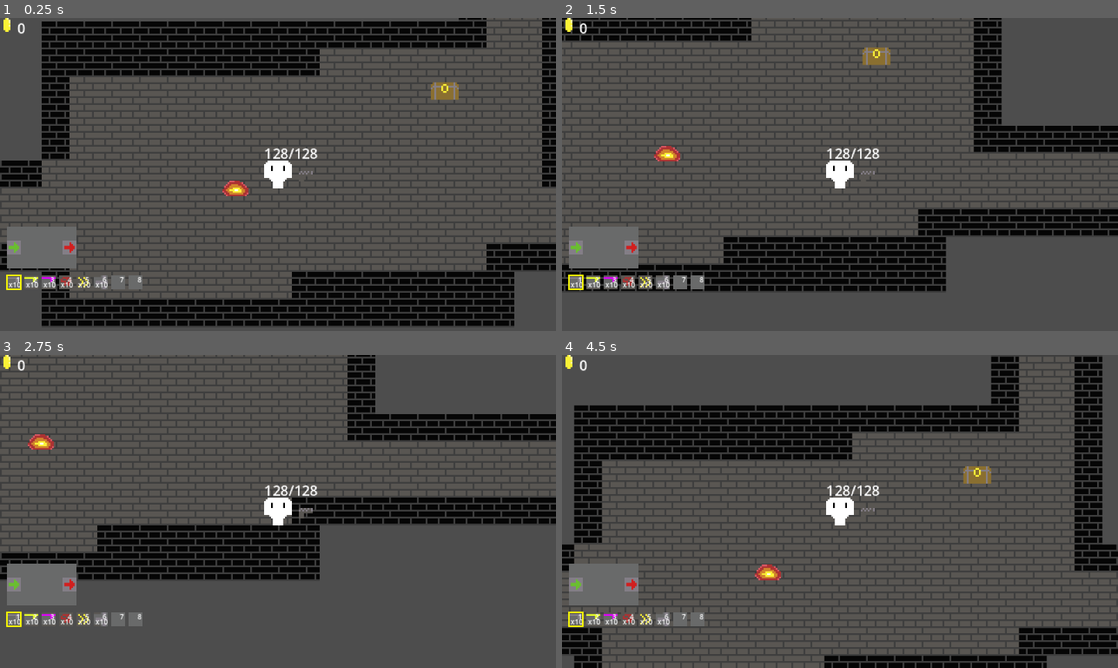
Above: before the commit, frames 1-4 (two rows, left to right).
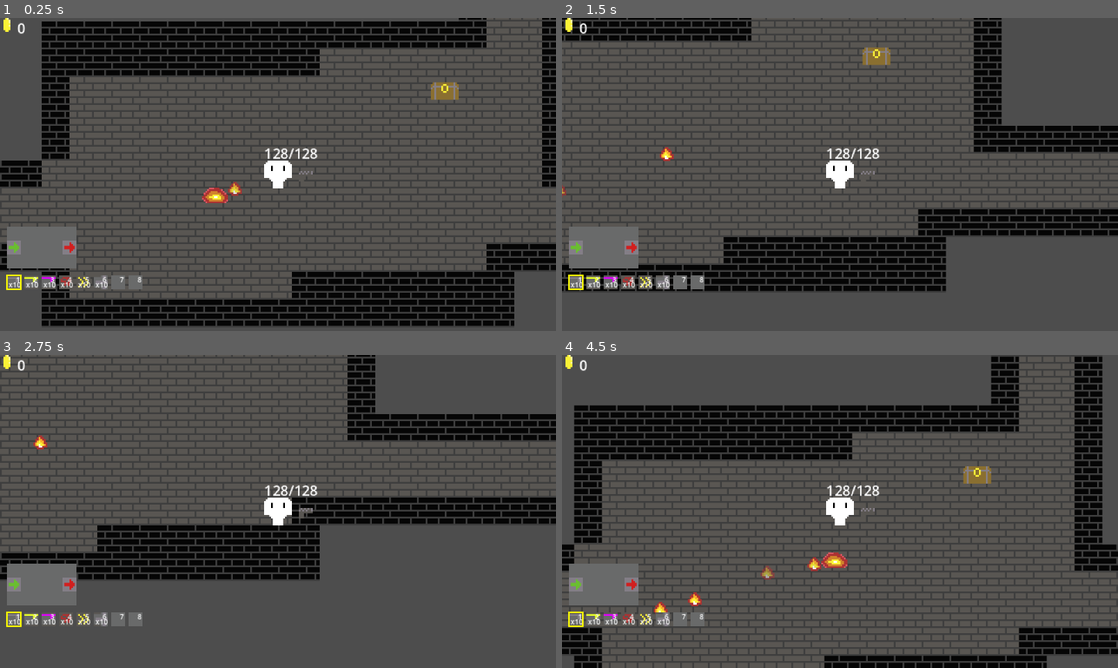
Above: after the commit, the same moments.

Repository: Kimbix/gun-factory-game
Game: Godot game, scene res://main.tscn
Same seed, same stepped clock (60 frames per second), same inputs: the game is played once before the commit and once after it.
Inputs (mouse positions are in pixels of both pictures, inside the frame that each line leads up to):
- Up to frame 1 (0.25 s): no input
- Up to frame 2 (1.5 s): tap Enter at 0.5 s; move the mouse to (962, 158) at 0.52 s; press the mouse at (962, 158) at 0.53 s; hold D (move_right) 0.53-1.28 s; move the mouse to (728, 190) at 1.27 s; release the mouse at (728, 190) at 1.28 s; hold S (move_down) from 1.28 s (still down); tap E (interact) at 1.35 s
- Up to frame 3 (2.75 s): move the mouse to (333, 442) at 2.02 s; release S (move_down) at 2.03 s; hold D (move_right) from 2.03 s (still down); tap 1 at 2.1 s
- Up to frame 4 (4.5 s): tap Space at 2.75 s; move the mouse to (812, 574) at 2.77 s; release D (move_right) at 2.78 s; hold W (move_up) 2.78-3.53 s; tap 2 at 2.85 s; move the mouse to (1006, 558) at 3.52 s; hold A (move_left) from 3.53 s (still down); tap 3 at 3.6 s; move the mouse to (673, 464) at 4.27 s; tap 4 at 4.35 s

The runs differ from the first frame. In frame 1, 0.4% of the frame differs, in the area x 36-45%, y 52-60%; in frame 2, 0.2%; in frame 3, 0.2%; in frame 4, 0.6%, in the area x 16-52%, y 63-83%.
Error before the commit: Parse Error: Could not resolve super class inheritance from "BaseEnemy". (res://scripts/enemies/slime_enemy.gd:2)

Commit message:
fix BaseEnemy: rename hit signal to was_hit to avoid name clash with hit method

Diff:
--- a/scripts/enemies/base_enemy.gd
+++ b/scripts/enemies/base_enemy.gd
@@ -2,7 +2,7 @@
 extends CharacterBody2D
 
 signal died
-signal hit(amount: float)
+signal was_hit(amount: float)
 
 @export var max_health: float = 3.0
 
@@ -36,7 +36,7 @@
 	var dmg: float = stats.get("damage", 1.0) + stats.get("damage_bonus", 0.0)
 	health -= dmg
 	_hit_flash_timer = 0.15
-	hit.emit(dmg)
+	was_hit.emit(dmg)
 	if health <= 0.0:
 		call_deferred(&"_die")
 
Not shown, added: scripts/enemies/base_enemy.gd.uid
Not shown, added: scripts/enemies/components/contact_damage.gd.uid
Not shown, added: scripts/enemies/components/spawn_coins_on_death.gd.uid
